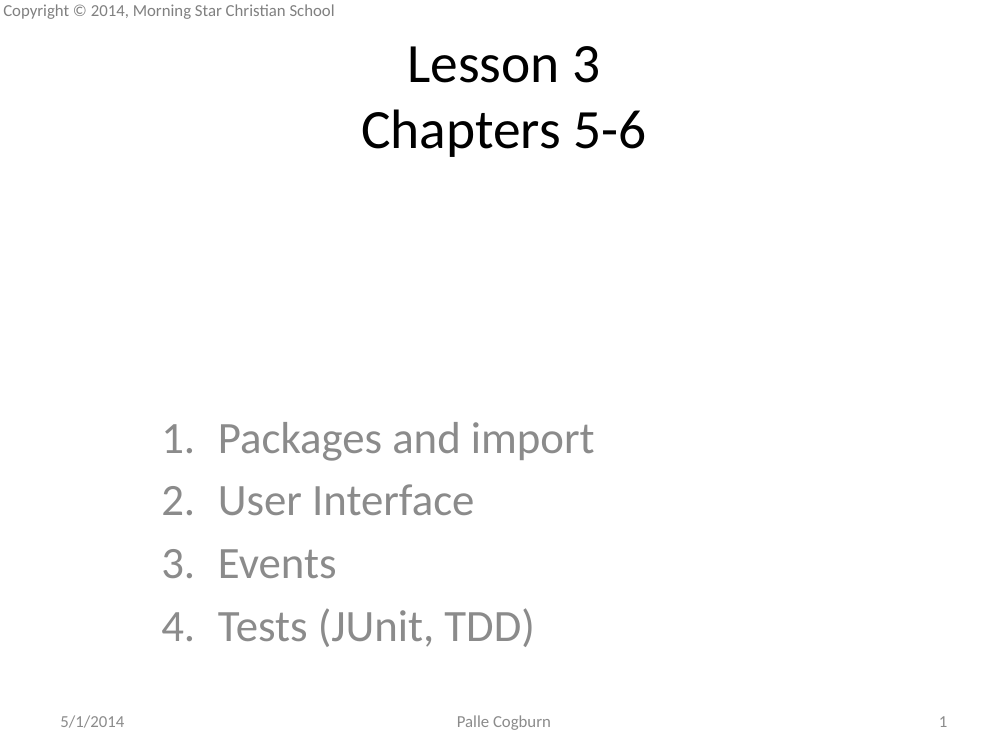
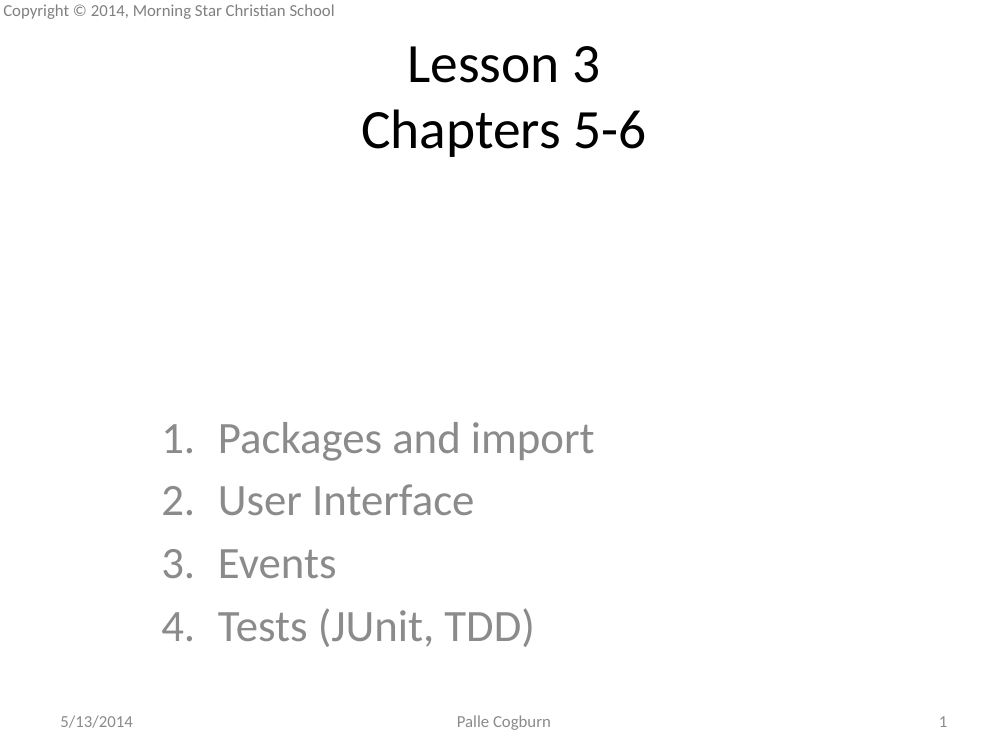
Before and after one commit to mscsbend/presentations, a slide deck: slide 1 of Lesson 3.pptx. Drawn at 1008x756 pixels with LibreOffice and Linux fonts; fonts in the diff are those of the drawing; background and template pictures are left out. Boxes give left, top, right and bottom in pixels: in the first picture for what was removed or moved away, otherwise in the second. Text is boxed around its words. In the diff, an @@ line names an element or a change of style, - is before the commit and + after.

Commit message:
Updated lessons

```diff
--- a/Lesson 3.pptx
+++ b/Lesson 3.pptx
@@ text at (x1=60, y1=715, x2=132, y2=728): text changed @@
-5/1/2014
+5/13/2014
```
Also in this commit, not shown: 1 other slide changed, 1 other file.
